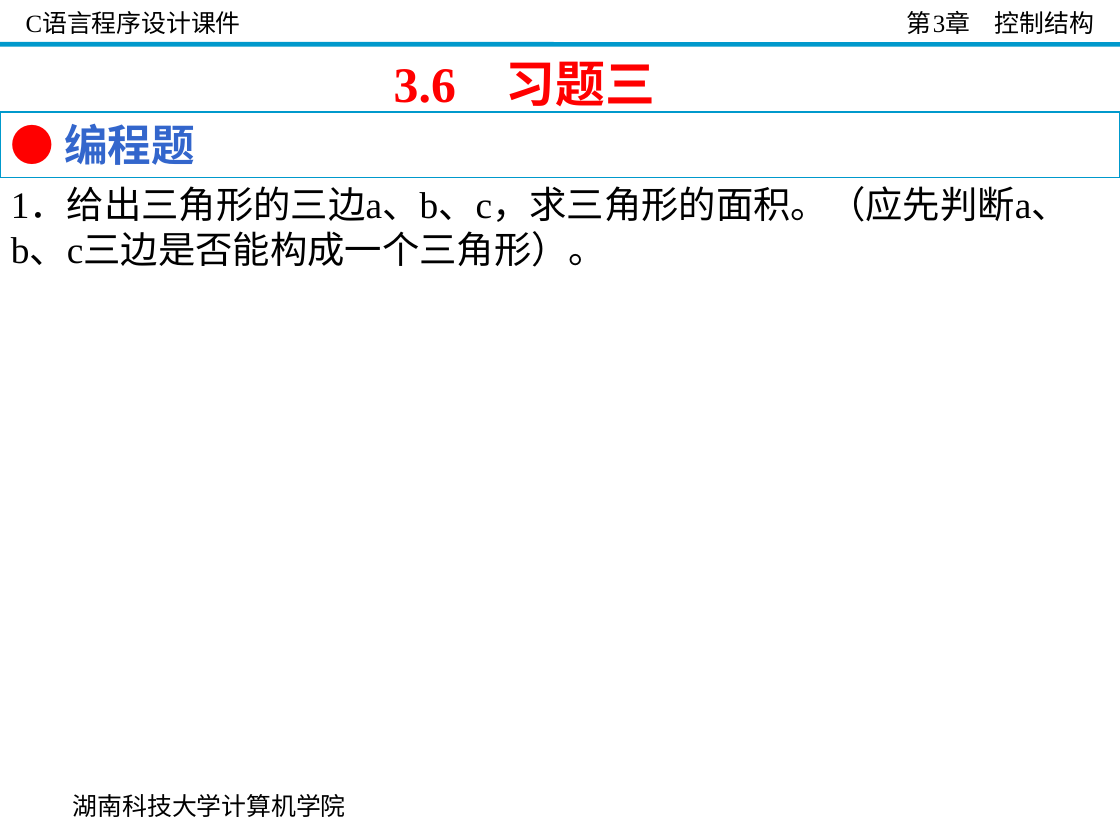
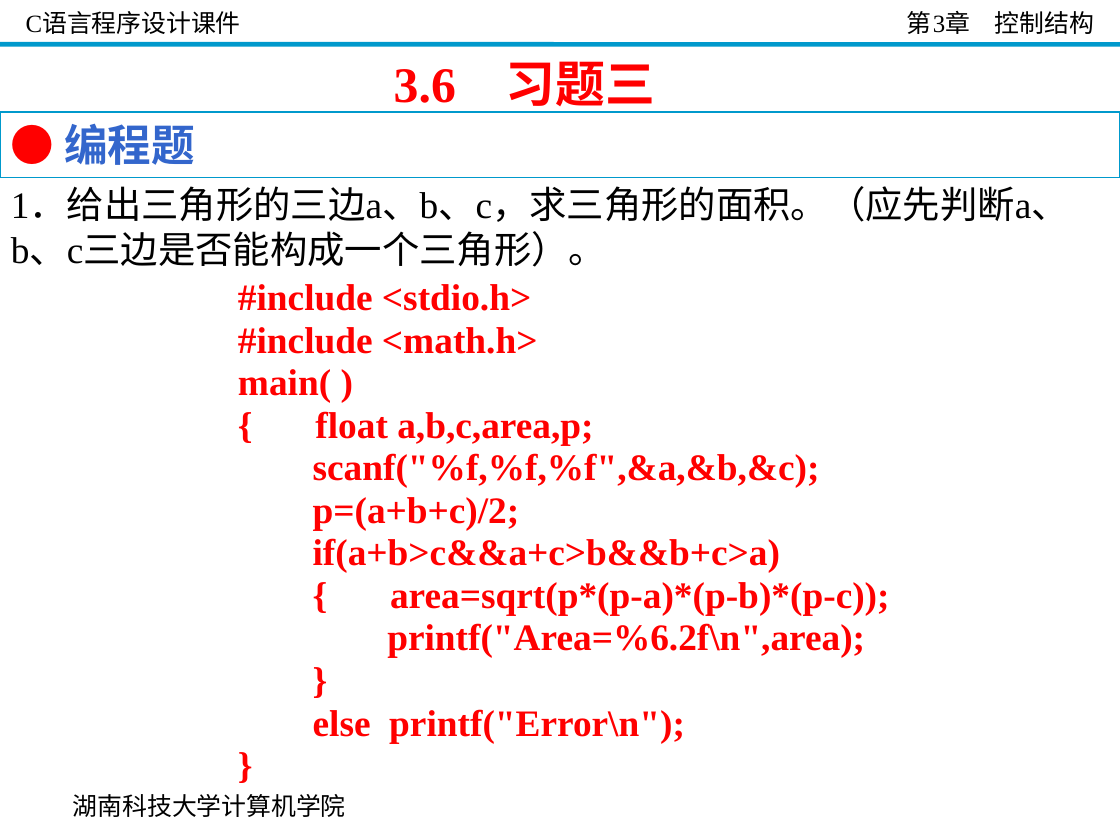
Before and after one commit to guoshengkang/guoshengkang.github.io, a slide deck: slide 78 of files/Slides_C_Programming/C语言程序设计__第3章.ppt. Drawn at 1120x840 pixels with LibreOffice and Linux fonts; fonts in the diff are those of the drawing; background and template pictures are left out. Boxes give left, top, right and bottom in pixels: in the first picture for what was removed or moved away, otherwise in the second. Text is boxed around its words. In the diff, an @@ line names an element or a change of style, - is before the commit and + after.

```diff
--- a/files/Slides_C_Programming/C语言程序设计__第3章.ppt
+++ b/files/Slides_C_Programming/C语言程序设计__第3章.ppt
@@ text added at bbox=[238, 284, 890, 743], 24 pt, text #FF0000, bold @@
+#include <stdio.h>
+#include <math.h>
+main( )
+{ float a,b,c,area,p;
+scanf("%f,%f,%f",&a,&b,&c);
+p=(a+b+c)/2;
+if(a+b>c&&a+c>b&&b+c>a)
+{ area=sqrt(p*(p-a)*(p-b)*(p-c));
+printf("Area=%6.2f\n",area);
+}
+else printf("Error\n");
+}
```
Also in this commit, not shown: 55 other slides changed, 8 other files.
